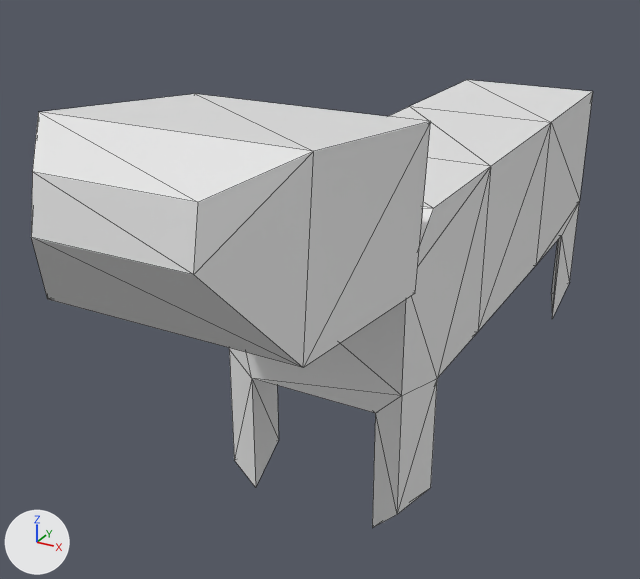
Renders of the OBJ model Project/Assets/Models/Entity/Animal/Wolf.obj from each side of a commit.
Before and after are seen from a 50 mm camera at (1.54, -4.09, 2.17) aimed at (-0.31, -0.73, 0.49). The lights are fixed; the arrows at lower left show +X, +Y and +Z. Mesh edges are drawn as thin lines. Where no turn or scale is listed for an object, it has been applied to the vertices.
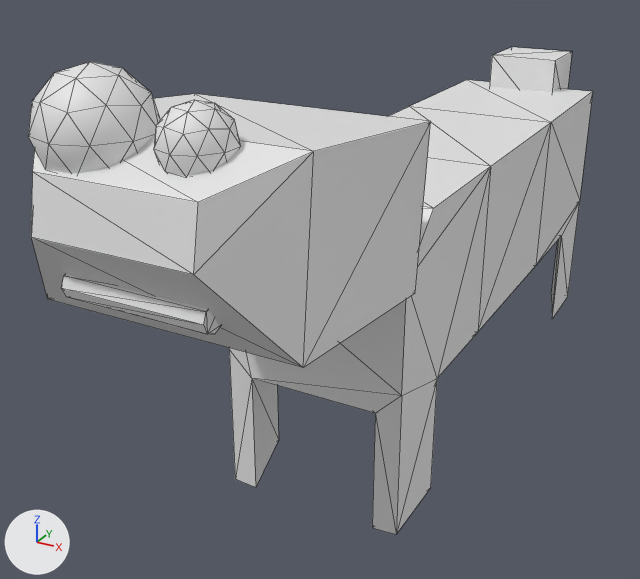
The newer file is also rescaled (x0.983), turned or shifted as a whole; pictures and numbers use the older file's frame.

Pixel boxes [x1, y1, x2, y2] of what changed, in the pictures (640 x 579 px; the box of a moved part takes in the faces that stretch with it):
'Cube', reshaped
    before: [31, 80, 593, 528]
    after: [31, 80, 593, 534]
'ICO球', added
    after: [28, 62, 161, 174]
'ICO球.001', added
    after: [154, 100, 241, 176]
'円柱', added
    after: [62, 274, 220, 334]
'立方体', added
    after: [490, 47, 572, 92]
part 1 of me_cube, moved or reshaped
    before: [552, 203, 579, 318]
    after: [552, 203, 579, 319]
part 2 of me_cube, moved or reshaped
    before: [372, 379, 437, 528]
    after: [372, 379, 437, 534]
part 3 of me_cube, moved or reshaped
    before: [229, 350, 256, 487]
    after: [229, 350, 256, 488]

The change in detail:
me_cube has 54 vertices, 104 faces and spans x -0.47..0.47, y -2.45..1.37, z -0.23..1.59.
me_cube is used by ob_cube; location (0.0, 0.0, 0.0).
Part 1, on me_cube:
Vertex 2 of me_cube moves from (0.4, 1.37, -0.12) at pixel (569, 282) to (0.4, 1.37, -0.22) at pixel (567, 296).
Part 2, on me_cube:
Vertex 26 of me_cube moves from (0.4, -1.37, -0.12) at pixel (396, 514) to (0.4, -1.37, -0.22) at pixel (396, 534).
Part 3, on me_cube:
Vertex 33 of me_cube moves from (-0.4, -1.37, -0.12) at pixel (234, 460) to (-0.4, -1.37, -0.22) at pixel (235, 479).
Mesh me_立方体 is new.
It is a box spanning x -0.197..0.189, y 1.223..1.609, z 0.58..0.965.
It uses material mat_material (white #e7e7e7).
Mesh me_円柱 is new.
It is an 8-sided cylinder along x spanning x -0.258..0.246, y -2.381..-2.285, z 0.747..0.843.
It uses material mat_material (white #e7e7e7).
Mesh me_ico球_001 is new.
It is an icosphere of 80 faces spanning x 0.043..0.265, y -2.357..-2.123, z 1.123..1.357.
It uses material mat_material (white #e7e7e7).
Mesh me_ico球 is new.
It is an icosphere of 80 faces spanning x -0.367..-0.014, y -2.426..-2.055, z 1.054..1.426.
It uses material mat_material (white #e7e7e7).
Object '立方体' (ob_立方体) is new; it shows me_立方体.
Its location is (0.0, 0.0, 0.338).
Object '円柱' (ob_円柱) is new; it shows me_円柱.
Its location is (0.0, 0.0, 0.338).
Object 'ICO球.001' (ob_ico球_001) is new; it shows me_ico球_001.
Its location is (0.0, 0.0, 0.338).
Object 'ICO球' (ob_ico球) is new; it shows me_ico球.
Its location is (0.0, 0.0, 0.338).
